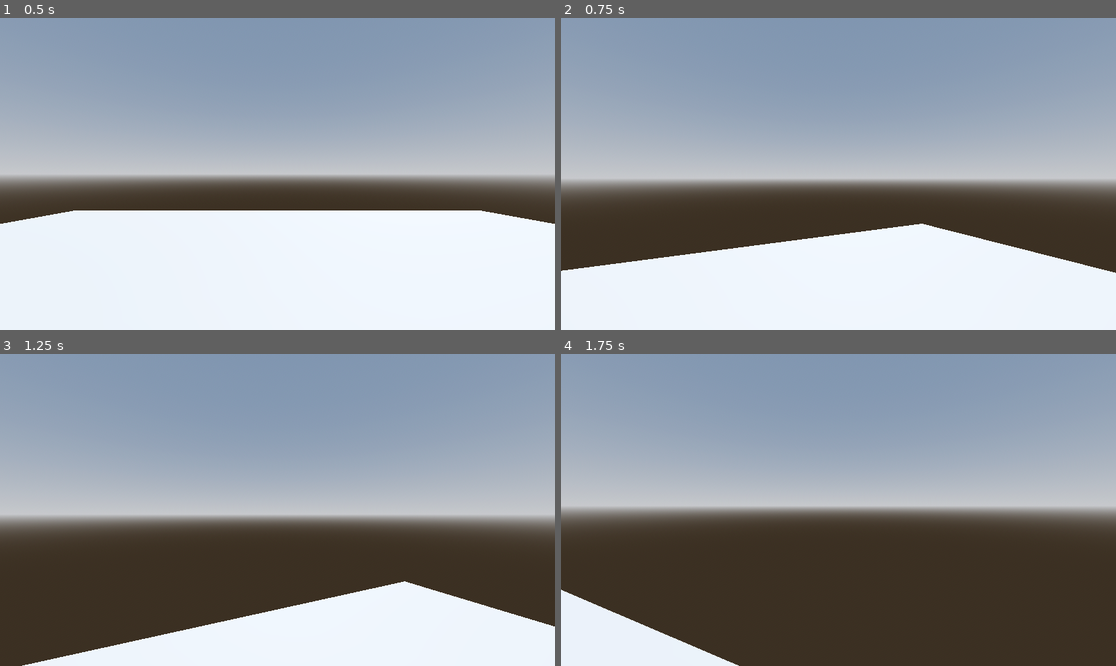
Above: before the commit, frames 1-4 (two rows, left to right).
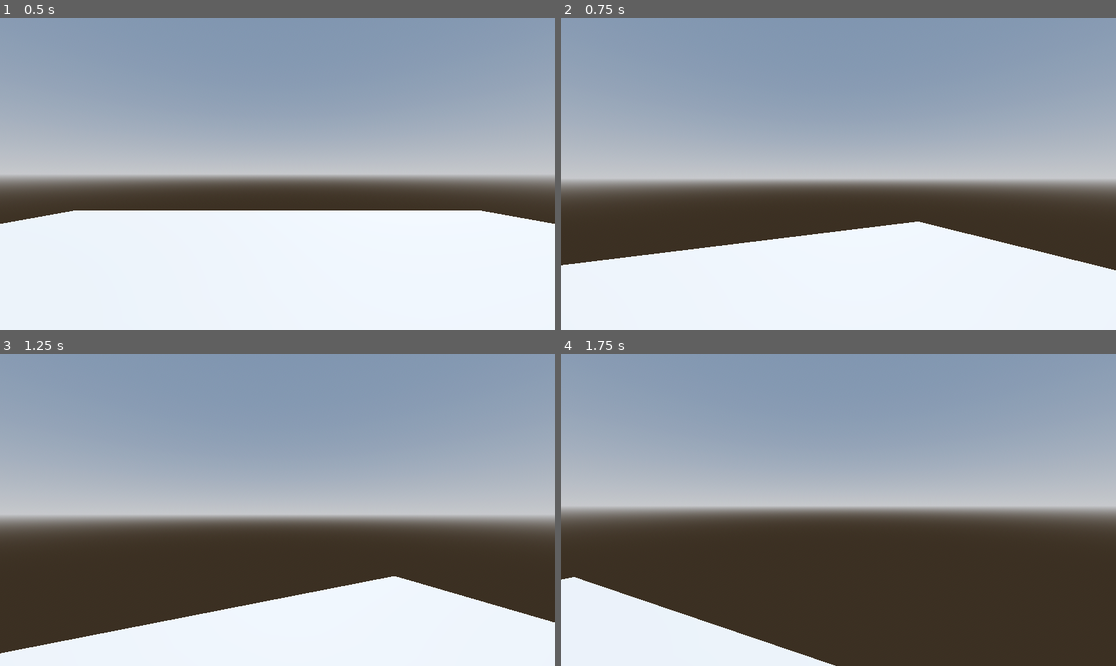
Above: after the commit, the same moments.

Repository: fdcoull/3dWorldFirstPerson
Game: Godot game, scene res://scenes/main.tscn
The game is run twice, just before and just after one commit, with the same random seed, the same clock (stepped at 60 frames per second) and the same inputs.
Inputs (mouse positions are in pixels of both pictures, inside the frame that each line leads up to):
- Up to frame 1 (0.5 s): no input
- Up to frame 2 (0.75 s): tap Enter (ui_accept) at 0.5 s; move the mouse to (866, 174) at 0.52 s; hold W (forward) from 0.53 s (still down); hold Shift (sprint) from 0.53 s (still down)
- Up to frame 3 (1.25 s): keep holding W (forward); keep holding Shift (sprint); tap Enter (ui_accept) at 0.77 s
- Up to frame 4 (1.75 s): keep holding W (forward); move the mouse to (810, 510) at 1.27 s; release Shift (sprint) at 1.28 s; tap Shift (sprint) at 1.35 s; tap Enter (ui_accept) at 1.52 s

Frame 1 is identical in both runs. In frame 2, 1.1% of the frame differs, in the area x 0-100%, y 65-82%; in frame 3, 3.1%; in frame 4, 3.5%, in the area x 0-50%, y 71-100%.

Commit message:
Add player acceleration

Diff:
--- a/scripts/player.gd
+++ b/scripts/player.gd
@@ -9,6 +9,10 @@
 const WALKING_SPEED = 5.0
 const SPRINTING_SPEED = 8.0
 const CROUCHING_SPEED = 3.0
+
+var LERP_SPEED = 10.0
+
+var direction = Vector3.ZERO
 
 const MOUSE_SENSITIVITY =  0.4
 
@@ -30,8 +34,6 @@
 	else:
 		CURRENT_SPEED = WALKING_SPEED
 
-
-
 	# Add the gravity.
 	if not is_on_floor():
 		velocity.y -= gravity * delta
@@ -43,7 +45,7 @@
 	# Get the input direction and handle the movement/deceleration.
 	# As good practice, you should replace UI actions with custom gameplay actions.
 	var input_dir = Input.get_vector("left", "right", "forward", "backward")
-	var direction = (transform.basis * Vector3(input_dir.x, 0, input_dir.y)).normalized()
+	direction = lerp(direction, (transform.basis * Vector3(input_dir.x, 0, input_dir.y)).normalized(), delta * LERP_SPEED)
 	if direction:
 		velocity.x = direction.x * CURRENT_SPEED
 		velocity.z = direction.z * CURRENT_SPEED
